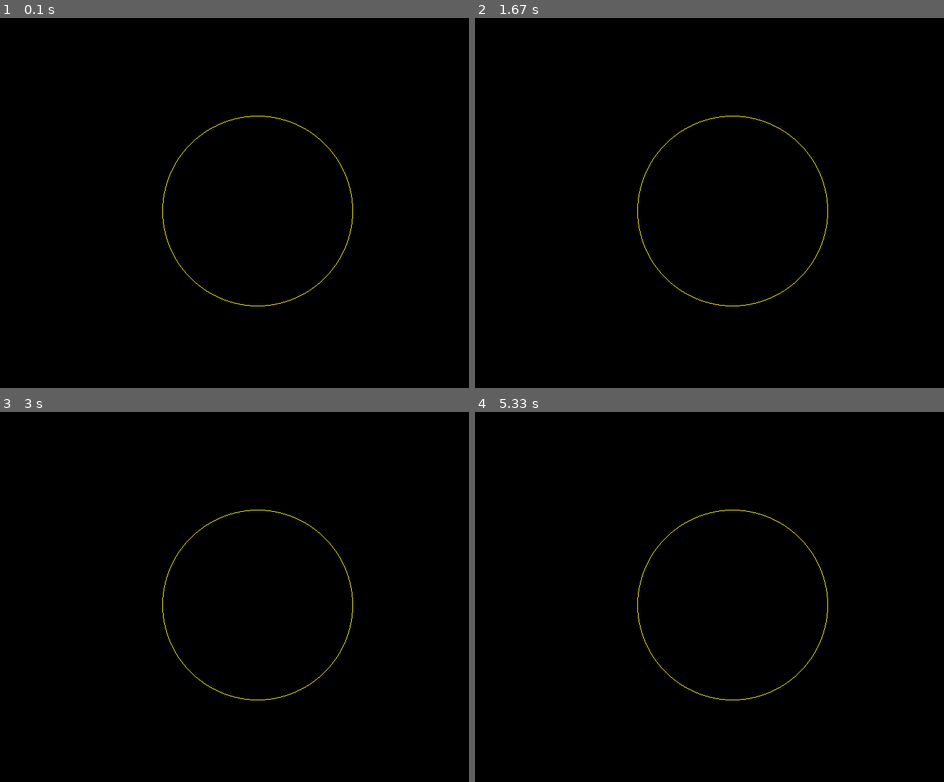
Above: before the commit, frames 1-4 (two rows, left to right).
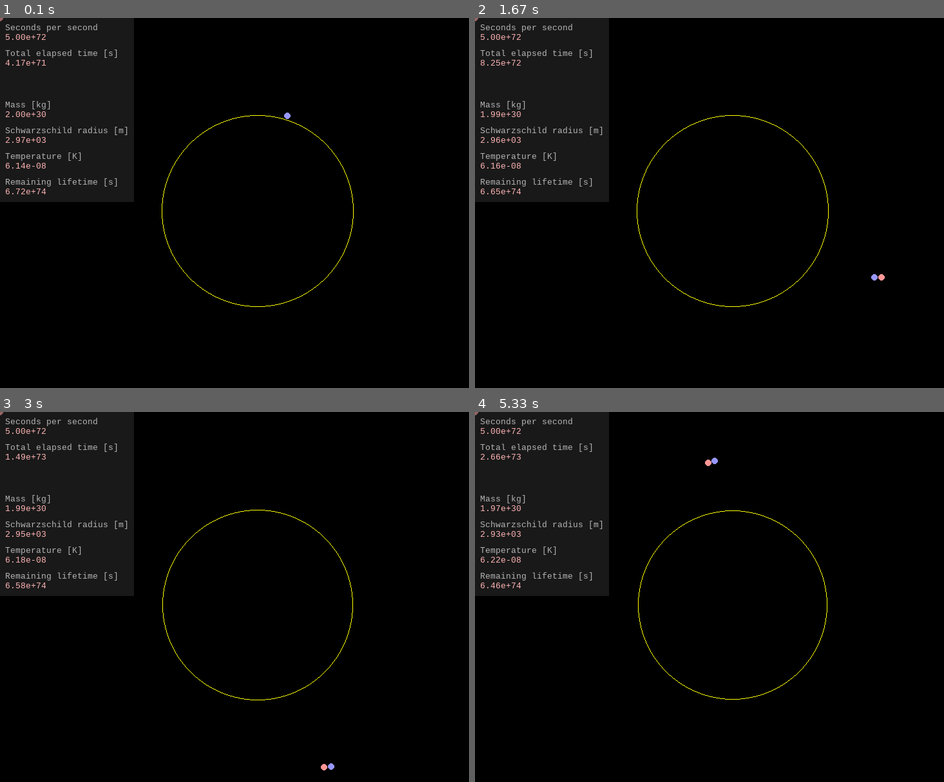
Above: after the commit, the same moments.

Repository: jollescott/hawking-radiation
Game: pygame game, started from src/pygame-simulation/main.py
Same seed, same stepped clock (60 frames per second), same inputs: the game is played once before the commit and once after it.
Inputs:
- Up to frame 1 (0.1 s): no input
- Up to frame 2 (1.67 s): no input
- Up to frame 3 (3 s): no input
- Up to frame 4 (5.33 s): no input

The runs differ from the first frame. In frame 1, 15% of the frame differs, in the area x 0-76%, y 0-79%; in frame 2, 15%, in the area x 0-88%, y 0-79%; in frame 3, 14%; in frame 4, 15%.

Commit message:
Simulation and animation mostly done

Diff:
--- a/src/pygame-simulation/animation/animation.py
+++ b/src/pygame-simulation/animation/animation.py
@@ -1,11 +1,18 @@
 from animation.world.universe import universe
+import formulas
 
 
 class animation:
-    def __init__(self, screen_size):
-        self.universe = universe(screen_size)
+    def __init__(self, screen_size, start_mass):
+        black_hole_radius = min(screen_size) / 2 * 0.5
 
-    def update(self, elapsed_time):
+        self.scale = (black_hole_radius
+                      / formulas.schwarzschild_radius(start_mass))
+
+        self.universe = universe(screen_size, self.scale)
+
+    def update(self, elapsed_time, black_hole_mass):
+        self.universe.black_hole.mass = black_hole_mass
         self.universe.update(elapsed_time)
 
     def draw(self, surface):
--- a/src/pygame-simulation/animation/world/black_hole.py
+++ b/src/pygame-simulation/animation/world/black_hole.py
@@ -9,13 +9,14 @@
     event_horizon_force = 100
     mass_los_per_particle = 10000
 
-    def __init__(self, position, mass):
+    def __init__(self, position, mass, scale):
         self.position = position
         self.mass = mass
+        self.scale = scale
         self.eaten_particles = []
 
     def get_radius(self):
-        return formulas.schwarzschild_radius(self.mass)
+        return formulas.schwarzschild_radius(self.mass) * self.scale
 
     def eat_particle(self, particle):
         # disconnect with connected particle
@@ -48,7 +49,7 @@
                         self.position,
                         particle.position
                     )
-                )
+                ) * self.scale
             )
         )
 
--- a/src/pygame-simulation/animation/world/universe.py
+++ b/src/pygame-simulation/animation/world/universe.py
@@ -4,7 +4,6 @@
 import math
 from animation.world.particle import particle
 from animation.world.black_hole import black_hole
-import formulas
 import numpy as np
 
 
@@ -14,16 +13,14 @@
     spawn_on_horizon_chance = 0.15
     particle_spawn_velocity = 100
 
-    def __init__(self, size):
+    def __init__(self, size, scale):
         self._size = size
-        self.black_hole = black_hole(np.array(size) * 0.5, formulas.Ms * 0.05)
+        self.black_hole = black_hole(np.array(size) * 0.5, 0, scale)
         print(self.black_hole.get_radius())
         self._particles = []
         self.__particle_spawn_timer = time.perf_counter()
 
     def update(self, elapsed_time):
-        self.black_hole.update(elapsed_time, self._particles)
-
         # loop thorugh all particles
         index = 0
         while index < len(self._particles):
@@ -47,6 +44,9 @@
             self.__particle_spawn_timer = random.uniform(self.min_spawn_time,
                                                          self.max_spawn_time)
 
+        if self.black_hole.mass > 0:
+            self.black_hole.update(elapsed_time, self._particles)
+
     def _spawn_particle_pair(self):
         """
         Spawns a pair of particles with opposite charge.
@@ -69,7 +69,8 @@
 
         spawn_center = vector.add(self.black_hole.position, spawn_offset)
 
-        rand_rot = random.choice((-1, 1)) * random.uniform(math.pi / 4, math.pi / 2)
+        rand_rot = random.choice((-1, 1)) * random.uniform(math.pi / 4,
+                                                           math.pi / 2)
 
         reg_par = particle(
             # charge
@@ -114,7 +115,10 @@
         spawn_center = vector.add(
             self.black_hole.position,
             vector.rand_vector_rot(
-                random.uniform(self.black_hole.get_radius() + min_horizon_dist, max(self._size) / 2)
+                random.uniform(
+                    self.black_hole.get_radius() + min_horizon_dist,
+                    max(self._size) / 2
+                )
             )
         )
 
@@ -150,7 +154,10 @@
             ),
             # velocity
             vector.add(
-                vector.new_vector(self.particle_spawn_velocity, direction_rot + math.pi),
+                vector.new_vector(
+                    self.particle_spawn_velocity,
+                    direction_rot + math.pi
+                ),
                 side_velocity
             )
         )
--- a/src/pygame-simulation/formulas.py
+++ b/src/pygame-simulation/formulas.py
@@ -4,7 +4,7 @@
 c = 2.99792458 * 10**8
 
 # gravitational constant
-G = 6.674 * 10**-11
+G = 6.67384 * 10**-11
 
 # planck constant
 h = 6.62607015 * 10**-34
@@ -13,7 +13,7 @@
 h_bar = h / (2 * pi)
 
 # boltzmann constant
-Kb = 1.380649 * 10**-23
+Kb = 1.38064852 * 10**-23
 
 # mas of the sun
 Ms = 2 * 10**30
@@ -52,4 +52,4 @@
     """
     Returns the mass [kg] of a black hole with the remaning lifetime t [s].
     """
-    return t * h_bar * c**4 / (5120 * pi * G**2)
+    return (t * h_bar * c**4 / (5120 * pi * G**2))**(1/3)
--- a/src/pygame-simulation/main.py
+++ b/src/pygame-simulation/main.py
@@ -2,15 +2,62 @@
 import time
 from simulation.simulation import simulation
 from animation.animation import animation
+import formulas
+
+
+pygame.init()
 
 (width, height) = (800, 600)
 screen = pygame.display.set_mode((width, height))
 
 simulation = simulation()
-animation = animation((width, height))
+animation = animation((width, height), simulation.start_mass)
 
 start_time = time.perf_counter()
-time_multiplier = 1
+time_multiplier = 5 * 10**72
+
+font = pygame.font.SysFont('consolas', 15)
+
+
+def draw_data(data):
+    max_text_width = 0
+    # get max text width
+    for d in data:
+        for string in d:
+            text_width = font.size(string)[0]
+            if text_width > max_text_width:
+                max_text_width = text_width
+
+    text_height = font.get_height()
+    name_color = (180, 180, 180)
+    val_color = (255, 180, 180)
+    offset = (8, 8)
+    spacing = 10
+
+    # draw background
+    surf = pygame.Surface((
+        max_text_width + 2 * offset[0],
+        offset[1] * 2 + (text_height * 2 + spacing) * len(data) - spacing
+    ))
+    surf.set_alpha(128)
+    surf.fill((50, 50, 50))
+    screen.blit(surf, (0, 0))
+
+    # draw data
+    for index, (name, value) in enumerate(data):
+        name_surf, value_surf = (
+            font.render(name, True, name_color),
+            font.render(value, True, val_color)
+        )
+        screen.blit(name_surf, (
+            offset[0],
+            offset[1] + index * (text_height * 2 + spacing)
+        ))
+        screen.blit(value_surf, (
+            offset[0],
+            offset[1] + index * (text_height * 2 + spacing) + text_height
+        ))
+
 
 running = True
 while running:
@@ -25,11 +72,45 @@
             running = False
 
     simulation.update(elapsed_time * time_multiplier)
-    print(simulation.get_current_mass())
-    animation.update(elapsed_time * time_multiplier)
+    animation.update(
+        elapsed_time * time_multiplier,
+        simulation.get_current_mass()
+    )
 
     # draw --------------------------------------
     screen.fill((0, 0, 0))
     animation.draw(screen)
 
+    current_mass = simulation.get_current_mass()
+    draw_data([
+        (
+            'Seconds per second',
+            "{:.2e}".format(time_multiplier)
+        ),
+        (
+            'Total elapsed time [s]',
+            "{:.2e}".format(simulation.total_elapsed_time)
+        ),
+        (
+            '',
+            ''
+        ),
+        (
+            'Mass [kg]',
+            "{:.2e}".format(current_mass)
+        ),
+        (
+            'Schwarzschild radius [m]',
+            "{:.2e}".format(formulas.schwarzschild_radius(current_mass))
+        ),
+        (
+            'Temperature [K]',
+            "{:.2e}".format(formulas.black_hole_temperature(current_mass))
+        ),
+        (
+            'Remaining lifetime [s]',
+            "{:.2e}".format(formulas.black_hole_lifetime(current_mass))
+        ),
+    ])
+
     pygame.display.update()
--- a/src/pygame-simulation/simulation/black_hole_data.py
+++ /dev/null
@@ -1,21 +0,0 @@
-import formulas
-
-
-class black_hole_data:
-    def __init__(self, mass):
-        self._mass = mass
-
-    def get_mass(self):
-        return self._mass
-
-    def get_radius(self):
-        return formulas.schwarzschild_radius(self._mass)
-
-    def get_lifetime(self):
-        return formulas.black_hole_lifetime(self._mass)
-
-    def get_temperature(self):
-        raise NotImplementedError
-
-    def get_radiation_rate(self):
-        raise NotImplementedError
--- a/src/pygame-simulation/simulation/simulation.py
+++ b/src/pygame-simulation/simulation/simulation.py
@@ -1,19 +1,15 @@
-# from simulation.data import black_hole_data
 import formulas
 
 
 class simulation:
     def __init__(self, start_mass=formulas.Ms):
-        # self._data = black_hole_data()
-        # self._data.mass = start_mass
-
+        self.start_mass = start_mass
         self._total_lifetime = formulas.black_hole_lifetime(start_mass)
-
-        self._total_elapsed_time = 0
+        self.total_elapsed_time = 0
 
     def update(self, elapsed_time):
-        self._total_elapsed_time += elapsed_time
+        self.total_elapsed_time += elapsed_time
 
     def get_current_mass(self):
         return formulas.black_hole_mass(self._total_lifetime
-                                        - self._total_elapsed_time)
+                                        - self.total_elapsed_time)
